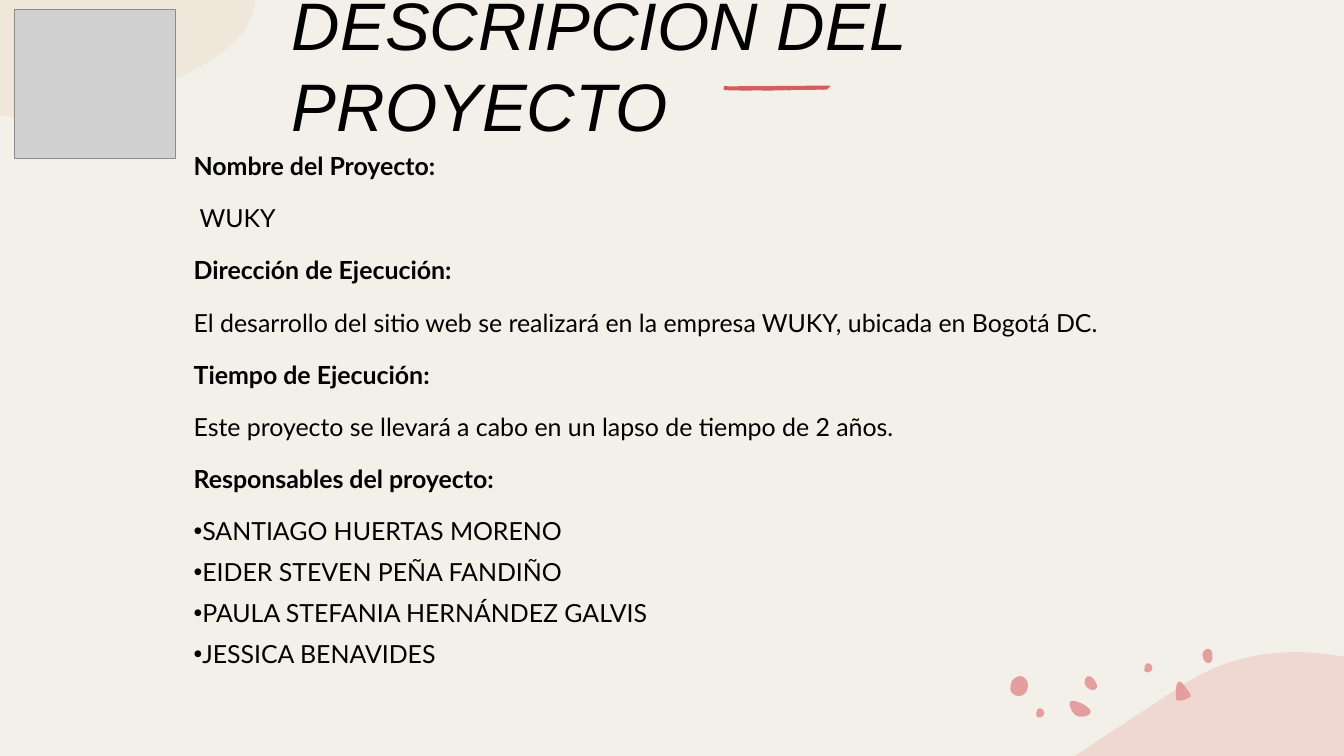
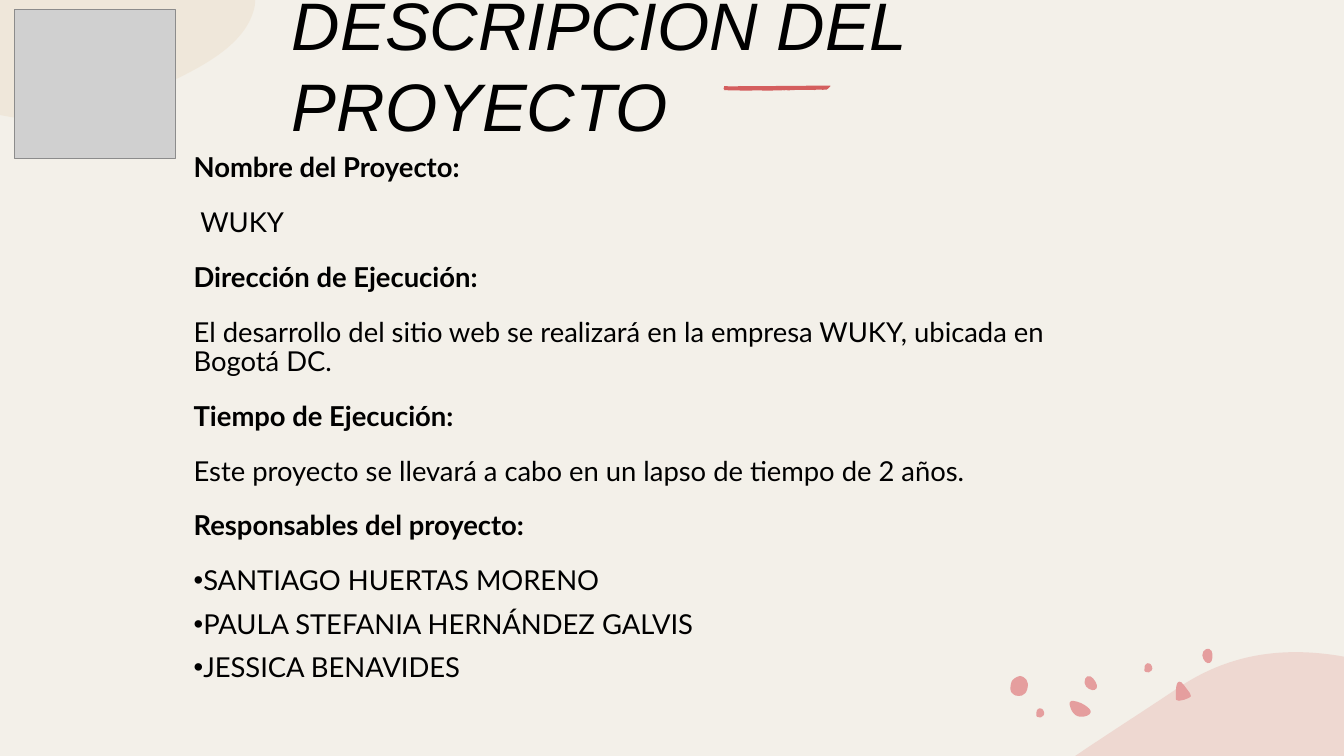
Before and after one commit to huertas-santiago/WebWuky, a slide deck: slide 2 of Documentos_Proyecto/Presentacion de Proyecto.pptx. Drawn at 1344x756 pixels with LibreOffice and Linux fonts; fonts in the diff are those of the drawing; grey boxes stand for pictures. Boxes give left, top, right and bottom in pixels: in the first picture for what was removed or moved away, otherwise in the second. Text is boxed around its words. In the diff, an @@ line names an element or a change of style, - is before the commit and + after.

```diff
--- a/Documentos_Proyecto/Presentacion de Proyecto.pptx
+++ b/Documentos_Proyecto/Presentacion de Proyecto.pptx
@@ text "Nombre del Proyecto:" at <box>194,156,1044,678</box>: size 17.8 to 19.6 pt @@
@@ text at <box>202,560,562,582</box>: paragraph removed @@
-• EIDER STEVEN PEÑA FANDIÑO
```
Also in this commit, not shown: 2 other files.
